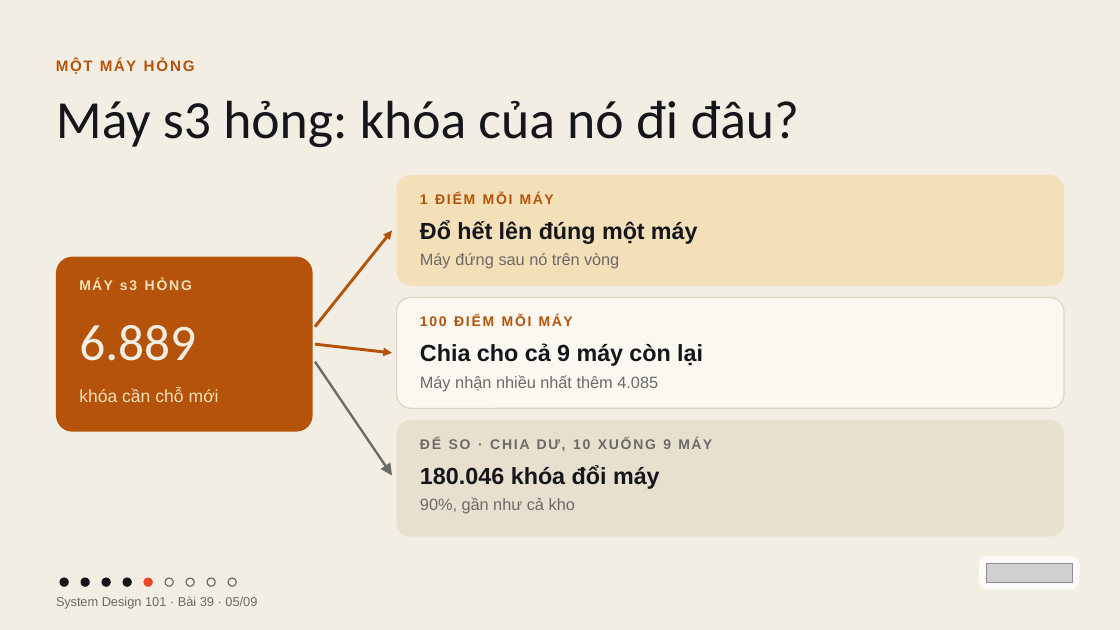
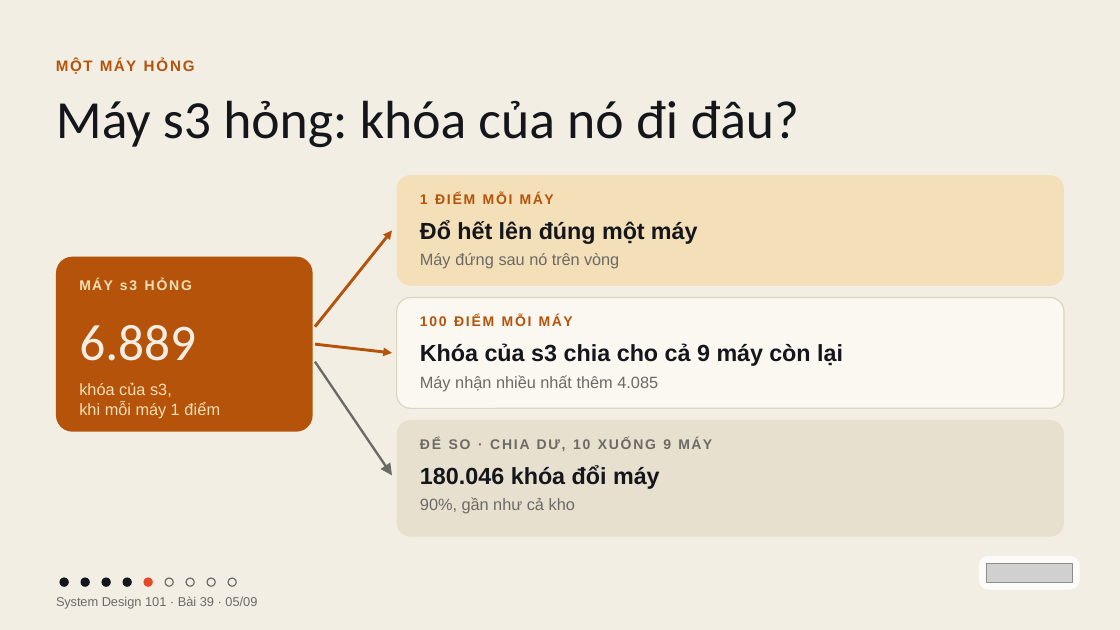
Before and after one commit to vohoailinh90/tool-marketing-studio, a slide deck: slide 5 of system-design-101/vi/lessons/sd-04-039/slides/sd-04-039.pptx. Drawn at 1120x630 pixels with LibreOffice and Linux fonts; fonts in the diff are those of the drawing; grey boxes stand for pictures. Boxes give left, top, right and bottom in pixels: in the first picture for what was removed or moved away, otherwise in the second. Text is boxed around its words. In the diff, an @@ line names an element or a change of style, - is before the commit and + after.

```diff
--- a/system-design-101/vi/lessons/sd-04-039/slides/sd-04-039.pptx
+++ b/system-design-101/vi/lessons/sd-04-039/slides/sd-04-039.pptx
@@ text at (x1=420, y1=343, x2=843, y2=366): text changed @@
-Chia cho cả 9 máy còn lại
+Khóa của s3 chia cho cả 9 máy còn lại
@@ text at (x1=79, y1=382, x2=220, y2=418): text changed; size 22.5 to 21 pt @@
-khóa cần chỗ mới
+khóa của s3,
+khi mỗi máy 1 điểm
```
